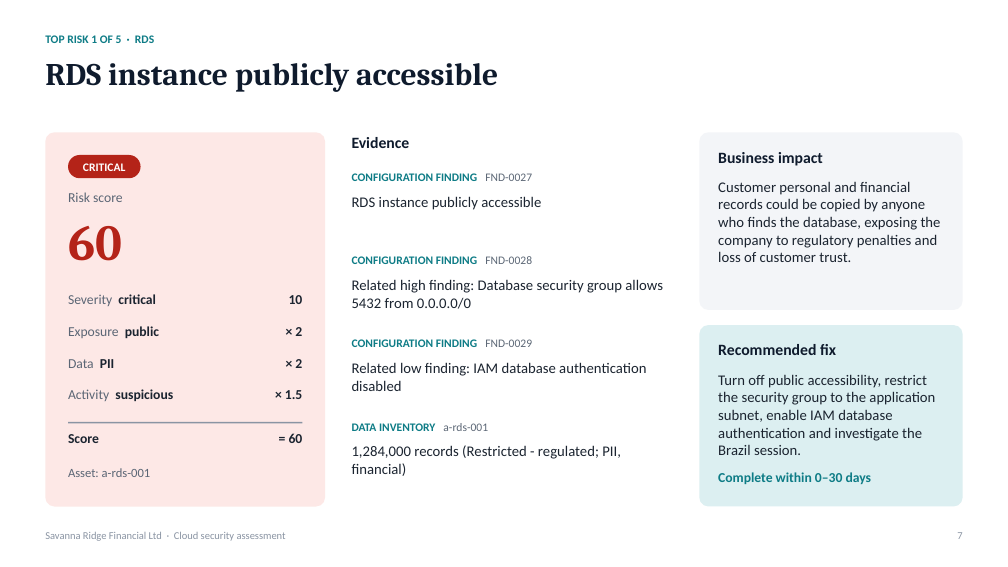
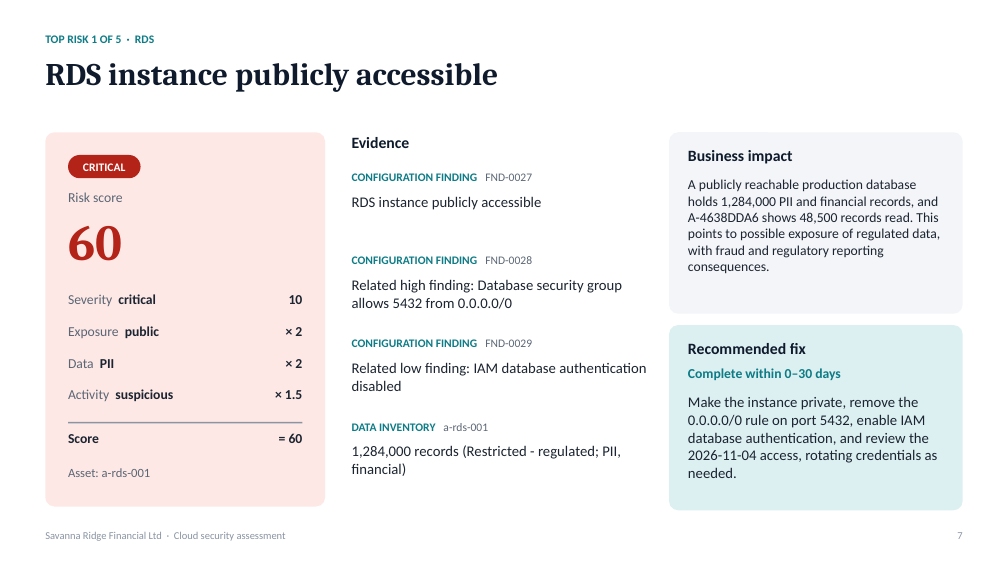
Before and after one commit to judie-paul/secassess-mcp, a slide deck: slide 7 of examples/sample_report.pptx. Drawn at 1008x567 pixels with LibreOffice and Linux fonts; fonts in the diff are those of the drawing. Boxes give left, top, right and bottom in pixels: in the first picture for what was removed or moved away, otherwise in the second. Text is boxed around its words. In the diff, an @@ line names an element or a change of style, - is before the commit and + after.

Commit message:
Use AI-generated deck from Claude Desktop as the sample report

```diff
--- a/examples/sample_report.pptx
+++ b/examples/sample_report.pptx
@@ rounded rectangle at (669,132,963,314): proportions changed @@
@@ rounded rectangle: place and size @@
-rounded rectangle at (699,132,963,310)
+rounded rectangle at (669,132,963,314)
@@ text "Business impact": place and size @@
-text "Business impact" at (718,152,823,166)
+text "Business impact" at (688,150,793,164)
@@ text at (688,179,940,274): text changed; size 14 to 13 pt @@
-Customer personal and financial records could be copied by anyone who finds the database, exposing the company to regulatory penalties and loss of customer trust.
+A publicly reachable production database holds 1,284,000 PII and financial records, and A-4638DDA6 shows 48,500 records read. This points to possible exposure of regulated data, with fraud and regulatory reporting consequences.
@@ text "Related high finding: Database security ..." rewrapped from (352,279,663,309) to (352,279,622,309) @@
@@ rounded rectangle: place and size @@
-rounded rectangle at (699,325,963,507)
+rounded rectangle at (669,325,963,510)
@@ rounded rectangle at (669,325,963,510): proportions changed @@
@@ text "Recommended fix": place and size @@
-text "Recommended fix" at (718,344,836,355)
+text "Recommended fix" at (688,343,806,354)
@@ text "Complete within 0–30 days": place and size @@
-text "Complete within 0–30 days" at (718,472,872,484)
+text "Complete within 0–30 days" at (688,368,841,380)
@@ text at (688,397,938,478): text changed @@
-Turn off public accessibility, restrict the security group to the application subnet, enable IAM database authentication and investigate the Brazil session.
+Make the instance private, remove the 0.0.0.0/0 rule on port 5432, enable IAM database authentication, and review the 2026-11-04 access, rotating credentials as needed.
```
Also in this commit, not shown: 5 other slides changed.
